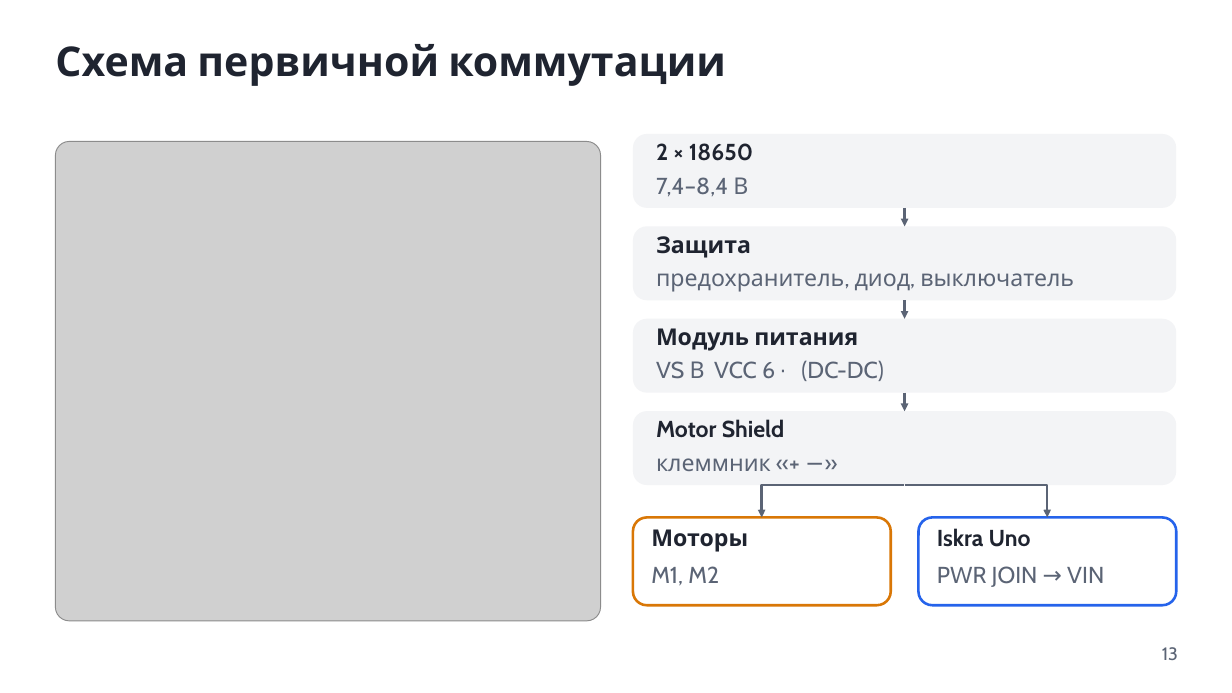
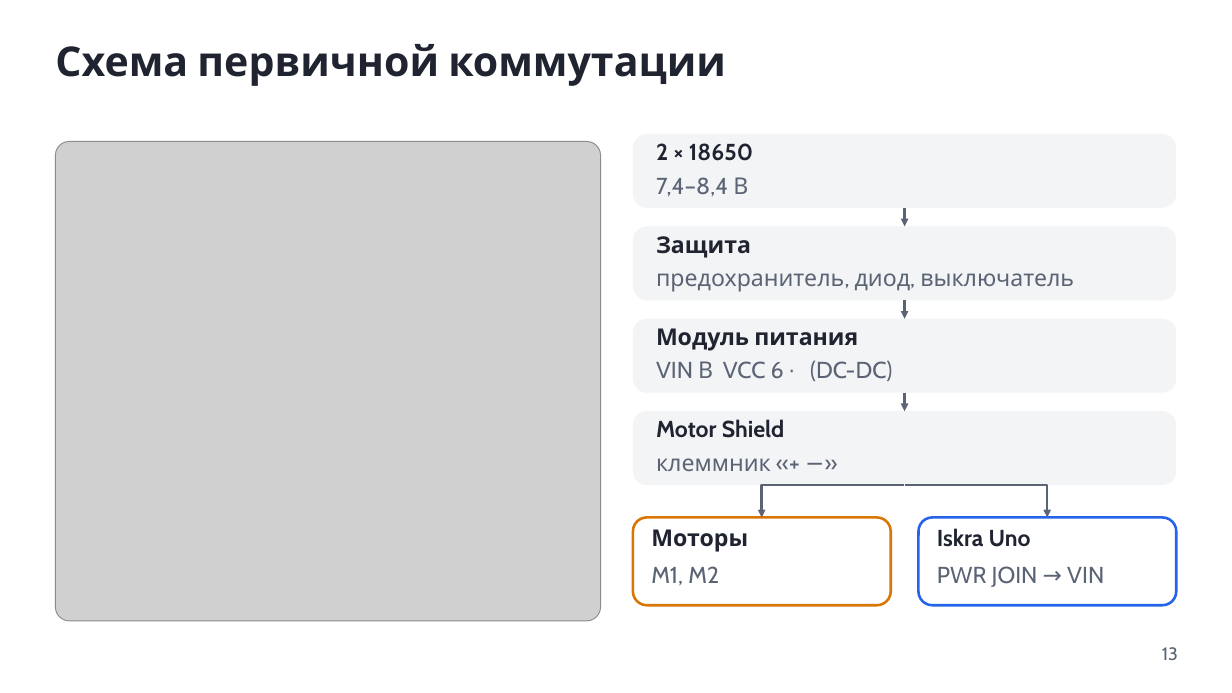
Before and after one commit to alekseigrachev2002-maker/Olympiad-Robot-Lessons, a slide deck: slide 13 of assets/Olympiad_robot_lecture.pptx. Drawn at 1232x693 pixels with LibreOffice and Linux fonts; fonts in the diff are those of the drawing; grey boxes stand for pictures. Boxes give left, top, right and bottom in pixels: in the first picture for what was removed or moved away, otherwise in the second. Text is boxed around its words. In the diff, an @@ line names an element or a change of style, - is before the commit and + after.

```diff
--- a/assets/Olympiad_robot_lecture.pptx
+++ b/assets/Olympiad_robot_lecture.pptx
@@ text at (656,360,892,381): text changed @@
-VS → VCC 6 В (DC-DC)
+VIN → VCC 6 В (DC-DC)
```
Also in this commit, not shown: 3 other slides changed, 8 other files.
